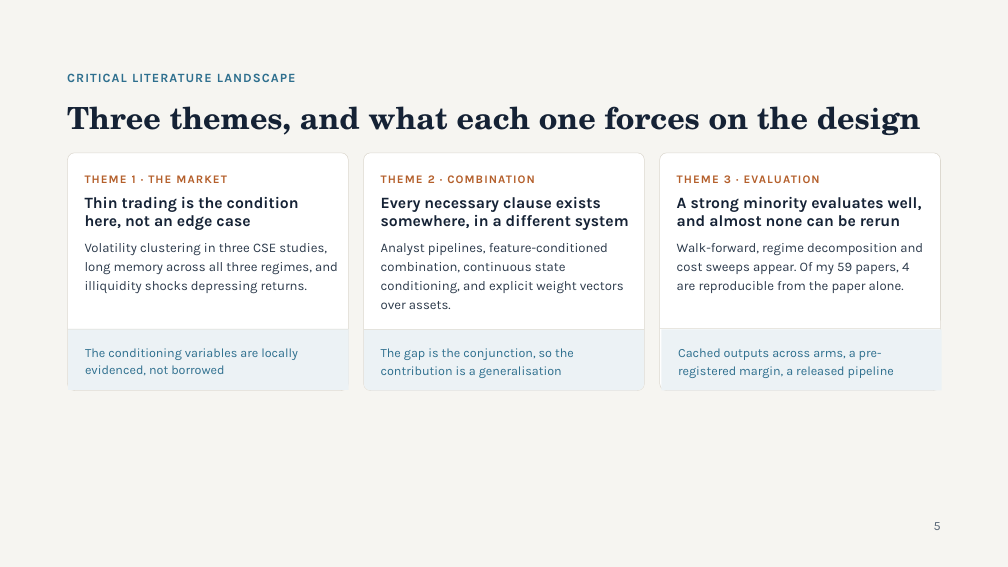
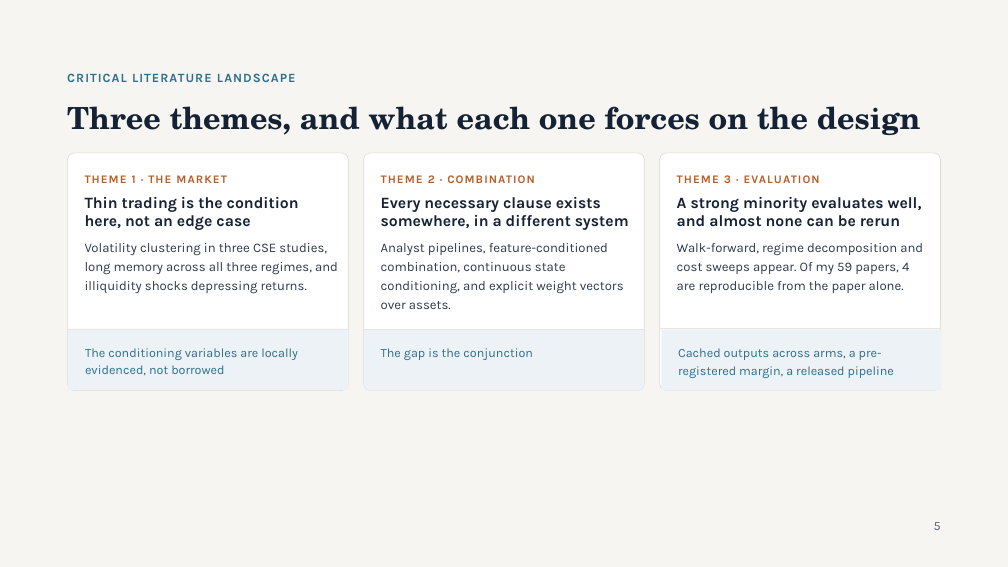
Before and after one commit to Shaahid02/my-obsidian-vault, a slide deck: slide 5 of FYP/Project Proposal/PP Deck 2026-11-05.pptx. Drawn at 1008x567 pixels with LibreOffice and Linux fonts; fonts in the diff are those of the drawing. Boxes give left, top, right and bottom in pixels: in the first picture for what was removed or moved away, otherwise in the second. Text is boxed around its words. In the diff, an @@ line names an element or a change of style, - is before the commit and + after.

```diff
--- a/FYP/Project Proposal/PP Deck 2026-11-05.pptx
+++ b/FYP/Project Proposal/PP Deck 2026-11-05.pptx
@@ text in freeform shape at (381,348,533,360): text changed @@
-The gap is the conjunction, so the contribution is a generalisation
+The gap is the conjunction
```
Also in this commit, not shown: 17 other slides changed, 1 other file.
